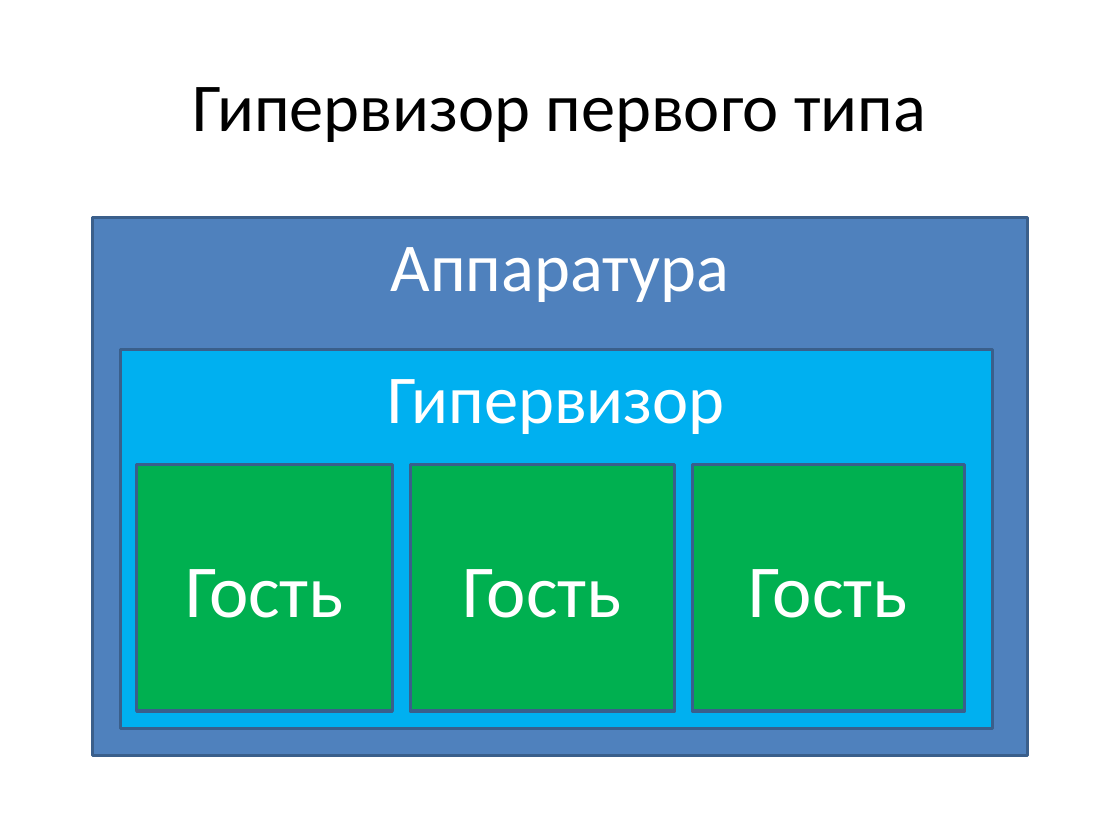
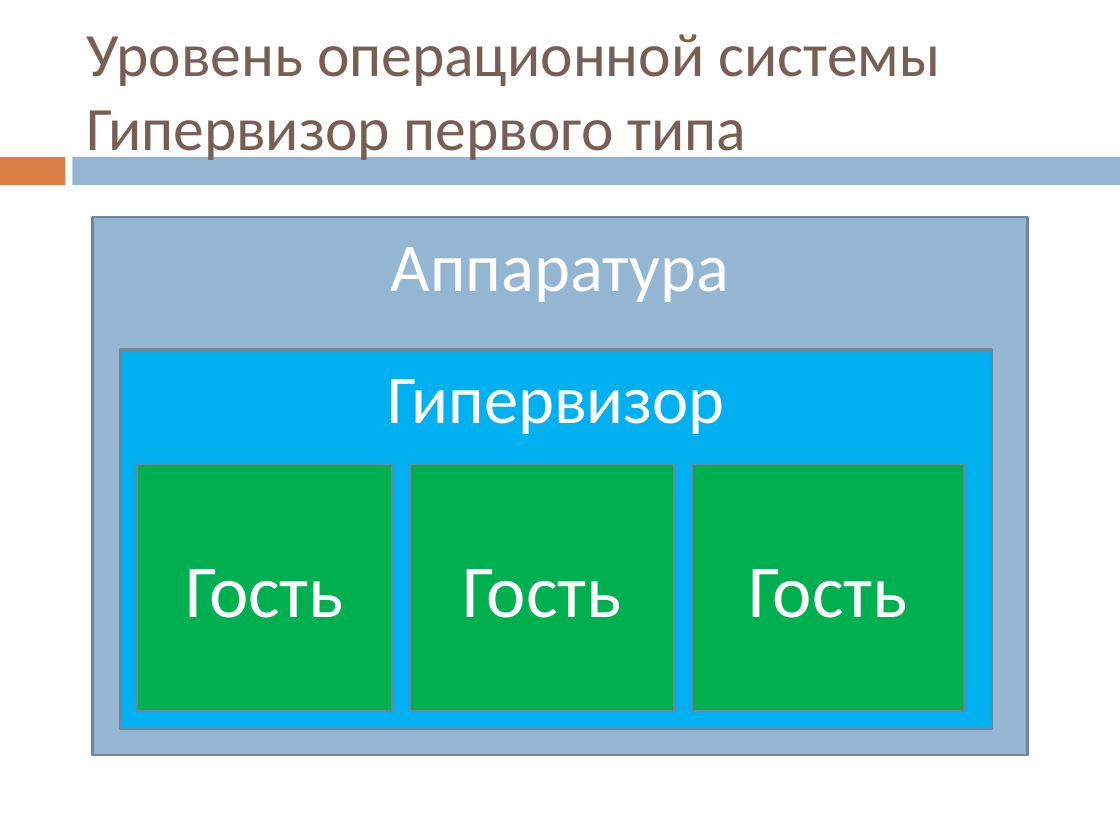
Before and after one commit to vitali-kviatkouski/personal, a slide deck: slide 11 of MiniQ/Virtualization.pptx. Drawn at 1120x840 pixels with LibreOffice and Linux fonts; fonts in the diff are those of the drawing. Boxes give left, top, right and bottom in pixels: in the first picture for what was removed or moved away, otherwise in the second. Text is boxed around its words. In the diff, an @@ line names an element or a change of style, - is before the commit and + after.

```diff
--- a/MiniQ/Virtualization.pptx
+++ b/MiniQ/Virtualization.pptx
@@ title at box(86, 34, 940, 165): text changed; size 44 to 39.6 pt; text colour #000000 to #775F55 @@
-Гипервизор первого типа
+Уровень операционной системы
+Гипервизор первого типа
@@ rectangle added at box(0, 157, 65, 185), fill #DD8047 @@
@@ rectangle added at box(73, 157, 1120, 185), fill #94B6D2 @@
@@ rectangle "Аппаратура" at box(93, 217, 1028, 755): fill #4F81BD to #94B6D2; outline #3A5F8C 2 pt to #6D879B 1.5 pt @@
@@ outline #3A5F8C 2 pt to #6D879B 1.5 pt in 4 elements at box(120, 349, 992, 729), box(137, 464, 392, 710), box(410, 464, 674, 710), box(692, 464, 964, 710) @@
```
Also in this commit, not shown: 17 other slides changed, 7 slides added, 3 slides removed.
